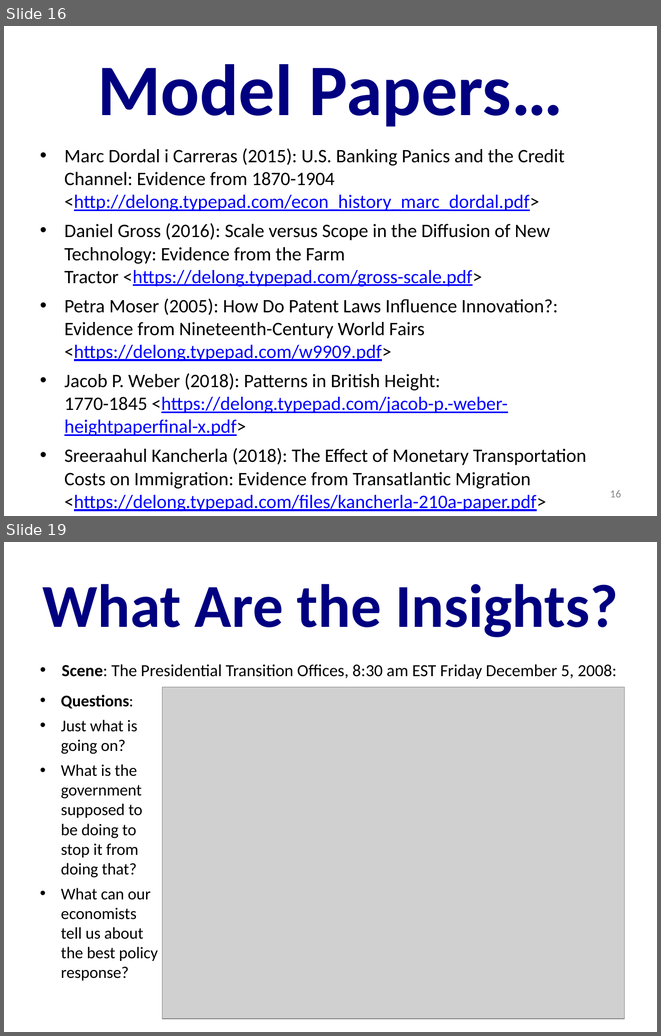
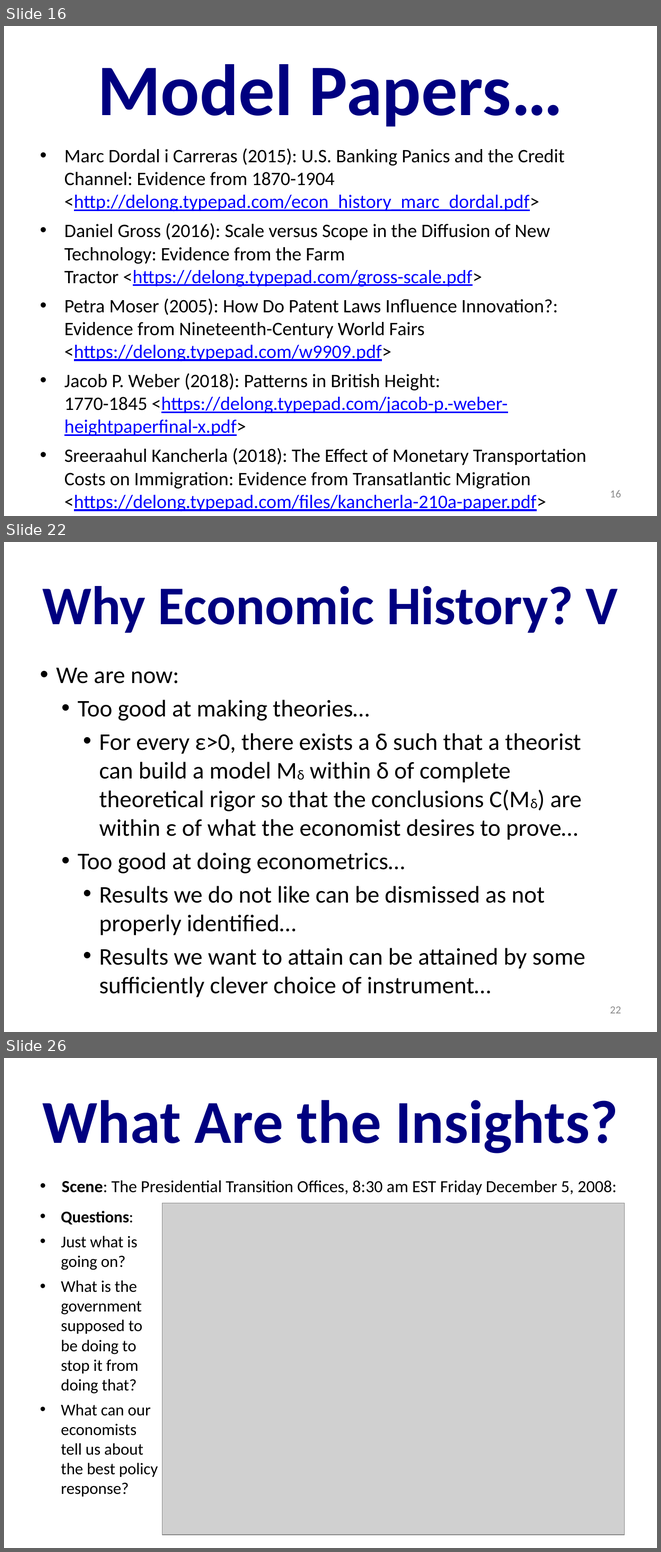
Before and after one commit to DavidLJ/public-files, a slide deck: econ-210a-lecture-1a.pptx. Shown one above the other, each under a label of ours: slides 16 and 19 before the commit, slides 16, 22 and 26 after it; the slides between them are not shown. The pictures are 661x1036 and 661x1552 pixels, drawn with LibreOffice and Linux fonts; fonts in the diff are those of the drawing; grey boxes stand for pictures. Boxes give left, top, right and bottom in pixels: in the first picture for what was removed or moved away, otherwise in the second. Text is boxed around its words. In the diff, an @@ line names an element or a change of style, - is before the commit and + after.

```diff
--- a/econ-210a-lecture-1a.pptx
+++ b/econ-210a-lecture-1a.pptx
@@ slide 22 added at (x1=4, y1=542, x2=657, y2=1032), background #FFFFFF @@
@@ title added at (x1=43, y1=586, x2=618, y2=633), 59.9 pt, text #000080, bold @@
+Why Economic History? V
@@ text added at (x1=56, y1=668, x2=585, y2=997), 26.4 pt, text #000000 @@
+• We are now:
+  • Too good at making theories…
+    • For every ε>0, there exists a δ such that a theorist can build a model Mδ within δ of complete theoretical rigor so that the conclusions C(Mδ) are within ε of what the economist desires to prove…
+  • Too good at doing econometrics…
+    • Results we do not like can be dismissed as not properly identified…
+    • Results we want to attain can be attained by some sufficiently clever choice of instrument…
@@ page number added at (x1=610, y1=1006, x2=621, y2=1013), 12 pt, text #898989 @@
+22
@@ what was slide 19 is now slide 26 @@
```
Also in this commit, not shown: 9 slides changed, 8 other slides added, 5 other files.
